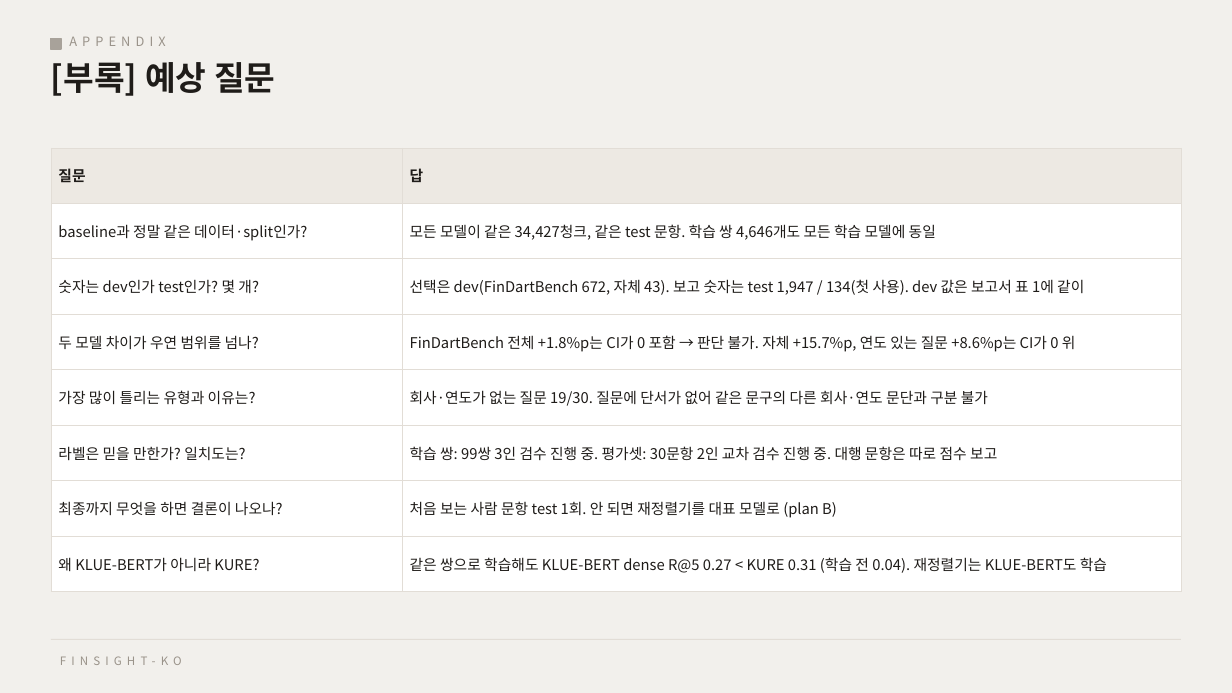
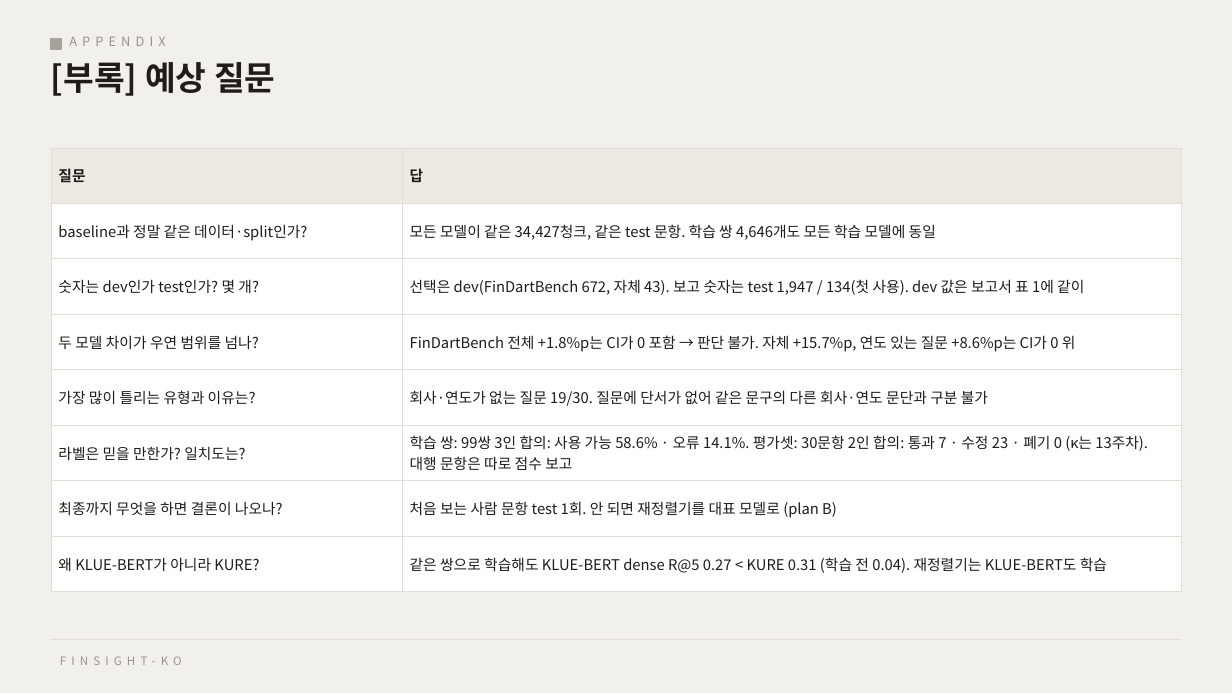
Before and after one commit to Deeplearning2-NLP/finsight-ko, a slide deck: slide 11 of docs/deliverables/FinSight-ko_중간발표.pptx. Drawn at 1232x693 pixels with LibreOffice and Linux fonts; fonts in the diff are those of the drawing. Boxes give left, top, right and bottom in pixels: in the first picture for what was removed or moved away, otherwise in the second. Text is boxed around its words. In the diff, an @@ line names an element or a change of style, - is before the commit and + after.

```diff
--- a/docs/deliverables/FinSight-ko_중간발표.pptx
+++ b/docs/deliverables/FinSight-ko_중간발표.pptx
@@ table at (51, 148, 1181, 577) @@
-row 6, column 2: 학습 쌍: 99쌍 3인 검수 진행 중. 평가셋: 30문항 2인 교차 검수 진행 중. 대행 문항은 따로 점수 보고
+row 6, column 2: 학습 쌍: 99쌍 3인 합의: 사용 가능 58.6% · 오류 14.1%. 평가셋: 30문항 2인 합의: 통과 7 · 수정 23 · 폐기 0 (κ는 13주차). 대행 문항은 따로 점수 보고
```
Also in this commit, not shown: 2 other slides changed, 15 other files.
